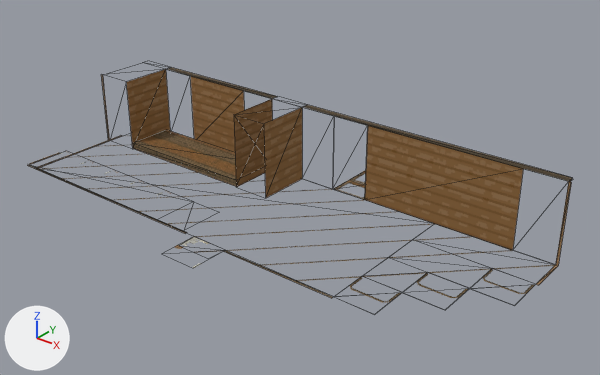
A saved change to the glTF model Resources/Crocotile/Cafe_Town.gltf.
Rendered twice from a camera (50 mm lens) standing at (24.7, -27.1, 18.7) and looking at (2.2, 1.0, 1.3). Every picture has the same lights, and +X, +Y and +Z are marked at lower left. Mesh edges are drawn as thin lines. Vertices at the same position are counted once.

Names of what the first picture shows: 'floor-col', 'pallettes-col', 'walls-col'.
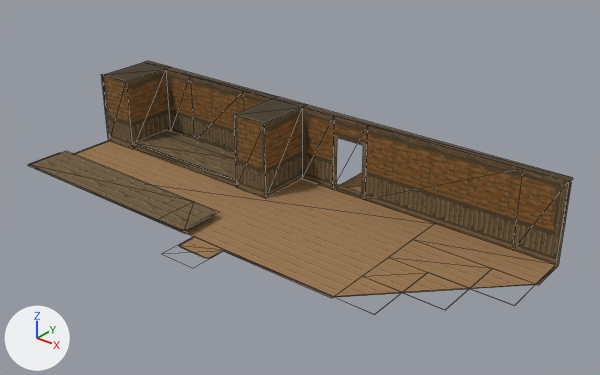
Where the newer file only moved an object's origin or applied its transform, the numbers keep the older frame.

Where the change shows, as pixel boxes [x1, y1, x2, y2] in the pictures (600 x 375 px; the box of a moved part takes in the faces that stretch with it):
'walls-col', surface changed: [101, 61, 573, 266] in both
'floor-col', surface changed, reshaped: before [27, 135, 558, 303]; after [27, 140, 558, 298]
'pallettes-col', surface changed, reshaped: before [29, 130, 236, 195]; after [29, 130, 236, 231]
'Door', surface changed, recoloured: [333, 116, 368, 200] in both
part 1 of me_mesh_3, surface changed (brown): after [333, 116, 368, 200]
part 2 of me_mesh_0, moved or reshaped: before [37, 159, 535, 298]; after [153, 185, 536, 298]
part 3 of me_mesh_0, recoloured: after [334, 288, 469, 298]
part 4 of me_mesh_0, recoloured: before [349, 273, 468, 303]; after [336, 273, 470, 296]
part 5 of me_mesh_1, moved or reshaped: before [167, 67, 561, 175]; after [104, 61, 561, 175]
part 6 of me_mesh_2, moved or reshaped: [135, 143, 236, 180] in both

Patch to the scene script:
```diff
--- a/Resources/Crocotile/Cafe_Town.gltf.py
+++ b/Resources/Crocotile/Cafe_Town.gltf.py
@@ mat_4 @@
 n4 = _N.new('ShaderNodeTexImage'); n4.name = 'Image Texture'
-n4.image = img_image_0
+n4.image = img_image_7
 n4.interpolation = 'Closest'
@@ mat_0 @@
 mat_0 = principled_material('0')
-mat_0.texture = img_image_1  # with its transparency
+mat_0.texture = img_image_3  # with its transparency
 mat_0.roughness = 1.0
@@ mat_1 @@
 n4 = _N.new('ShaderNodeTexImage'); n4.name = 'Image Texture'
-n4.image = img_image_2
+n4.image = img_image_6
 n4.interpolation = 'Closest'
@@ mat_2 @@
 n1 = _N.new('ShaderNodeOutputMaterial'); n1.name = 'Material Output'
+n3 = _N.new('ShaderNodeMath'); n3.name = 'Math'
+n3.operation = 'SUBTRACT'
+n3.inputs[0].default_value = 1.0  # 'Value'
+n4 = _N.new('ShaderNodeMath'); n4.name = 'Math.001'
+n4.operation = 'LESS_THAN'
+n4.inputs[1].default_value = 0.01  # 'Value'
 n2 = _N.new('ShaderNodeTexImage'); n2.name = 'Image Texture'
-n2.image = img_image_7
+n2.image = img_image_12
 n2.interpolation = 'Closest'
@@ mat_2 @@
 n0 = _N.new('ShaderNodeBsdfPrincipled'); n0.name = 'Principled BSDF'
 _L.new(n2.outputs[0], n0.inputs[0])  # 'Color' to 'Base Color'
-_L.new(n2.outputs[1], n0.inputs[4])  # 'Alpha' to 'Alpha'
+_L.new(n3.outputs[0], n0.inputs[4])  # 'Value' to 'Alpha'
+_L.new(n4.outputs[0], n3.inputs[1])  # 'Value' to 'Value'
+_L.new(n2.outputs[1], n4.inputs[0])  # 'Alpha' to 'Value'
@@ mat_walls @@
 n1 = _N.new('ShaderNodeOutputMaterial'); n1.name = 'Material Output'
+n3 = _N.new('ShaderNodeMath'); n3.name = 'Math'
+n3.operation = 'SUBTRACT'
+n3.inputs[0].default_value = 1.0  # 'Value'
+n4 = _N.new('ShaderNodeMath'); n4.name = 'Math.001'
+n4.operation = 'LESS_THAN'
+n4.inputs[1].default_value = 0.01  # 'Value'
 n2 = _N.new('ShaderNodeTexImage'); n2.name = 'Image Texture'
-n2.image = img_image_8
+n2.image = img_image_10
 n2.interpolation = 'Closest'
@@ mat_walls @@
 n0 = _N.new('ShaderNodeBsdfPrincipled'); n0.name = 'Principled BSDF'
 _L.new(n2.outputs[0], n0.inputs[0])  # 'Color' to 'Base Color'
-_L.new(n2.outputs[1], n0.inputs[4])  # 'Alpha' to 'Alpha'
+_L.new(n3.outputs[0], n0.inputs[4])  # 'Value' to 'Alpha'
+_L.new(n4.outputs[0], n3.inputs[1])  # 'Value' to 'Value'
+_L.new(n2.outputs[1], n4.inputs[0])  # 'Alpha' to 'Value'
@@ mat_9 @@
 n4 = _N.new('ShaderNodeTexImage'); n4.name = 'Image Texture'
-n4.image = img_image_9
+n4.image = img_image_11
 n4.interpolation = 'Closest'
@@ mat_12 @@
 mat_12 = principled_material('12')
-mat_12.texture = img_image_10  # with its transparency
+mat_12.texture = img_image_9  # with its transparency
 mat_12.roughness = 1.0
@@ mat_3 @@
 n4 = _N.new('ShaderNodeTexImage'); n4.name = 'Image Texture'
-n4.image = img_image_12
+n4.image = img_image_15
 n4.interpolation = 'Closest'
@@ mat_5 @@
 n4 = _N.new('ShaderNodeTexImage'); n4.name = 'Image Texture'
-n4.image = img_image_13
+n4.image = img_image_14
 n4.interpolation = 'Closest'
@@ mat_furniture @@
 mat_furniture = principled_material('furniture')
-mat_furniture.texture = img_image_14  # with its transparency
+mat_furniture.texture = img_image_13  # with its transparency
 mat_furniture.roughness = 1.0
@@ me_mesh_0 @@
-me_mesh_0.from_pydata(...)  # 52 vertices, 36 faces; spans x -26.1..0.1, y -8.0..5.0, z 0.0..0.4
+me_mesh_0.from_pydata(...)  # 51 vertices, 36 faces; spans x -26.1..0.1, y -8.0..5.0, z 0.0..0.4
+# me_mesh_0 part 2
+# 1 vertex is removed from x -26.0, y -6.0, z 0.0
+# 14 faces are deleted
+# 1 new face joins them, mat_14 (picture img_image_1)
+# 2 new faces join them, mat_13
+# 2 new faces join them, mat_0 (picture img_image_3)
+# 2 new faces join them, mat_10
+# 1 new face joins them, mat_11
+# 6 new faces join them, mat_1
+# me_mesh_0 part 3: 4 faces spanning x -6.0..-2.0, y -6.0..-2.0, z 0.0 switch from mat_0 (picture img_image_1) to mat_13
+# me_mesh_0 part 4: 4 faces spanning x -6.0..-2.0, y -6.0..-2.0, z 0.0 switch from mat_13 to mat_0 (picture img_image_3)
 me_mesh_0.materials.append(mat_4)
@@ me_mesh_1 @@
 me_mesh_1.from_pydata(...)  # 46 vertices, 40 faces; spans x 0.1..26.4, y 8.3..11.7, z -0.6..3.4
+# me_mesh_1 part 5
+# 8 faces are deleted
+# 4 new faces join them, mat_12 (picture img_image_9)
+# 1 new face joins them, mat_walls
+# 3 new faces join them, mat_9
 me_mesh_1.materials.append(mat_2)
@@ me_mesh_2 @@
 # verts and faces of me_mesh_2; kept vertices keep their numbers, new ones are numbered from 15
-me_mesh_2.from_pydata(...)  # 15 vertices, 10 faces; spans x 0.12..12.0, y 2.87..10.94, z -0.62..-0.25
+me_mesh_2.from_pydata(...)  # 16 vertices, 10 faces; spans x 0.12..12.0, y 2.87..10.94, z -0.62..-0.25
+# me_mesh_2 part 6
+delete_faces([(0, 3, 1)])
+verts[15] = (10.25, 8.38, -0.25)  # pixel (236, 180)
+faces += [(0, 15, 1)]  # mat_3
 me_mesh_2.materials.append(mat_3)
@@ me_mesh_3 @@
 me_mesh_3.from_pydata(...)  # 4 vertices, 2 faces; spans x -12.0..-10.0, y 9.0, z -6.0..-2.0
-me_mesh_3.materials.append(mat_walls)  # picture img_image_8
+# me_mesh_3 part 1: texture (UV) coordinates of 2 of 2 faces, centred in x -11.33..-10.67, y 9.0, z -4.67..-3.33, changed; they spanned u 0.08..0.12, v 0.25..0.38 and now span u 0.0..1.0, v 0.0..1.0
+me_mesh_3.materials.append(mat_16)  # picture img_image_0
```
